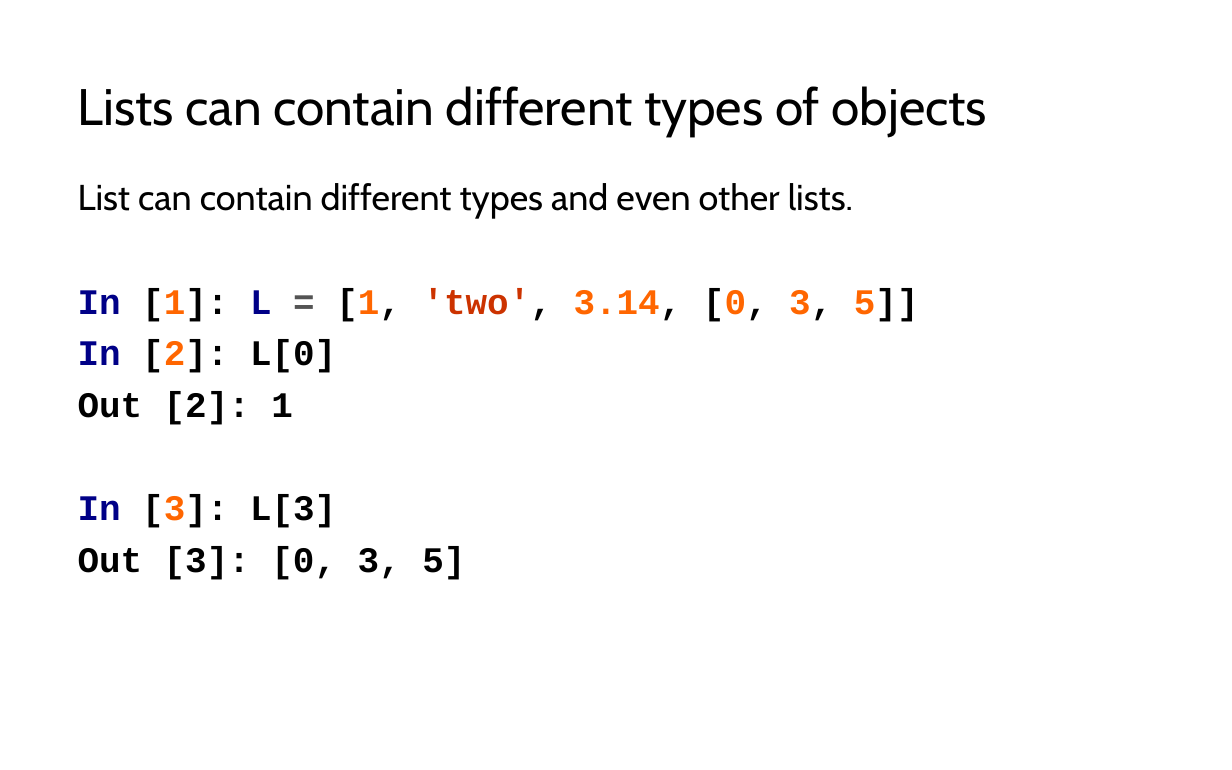
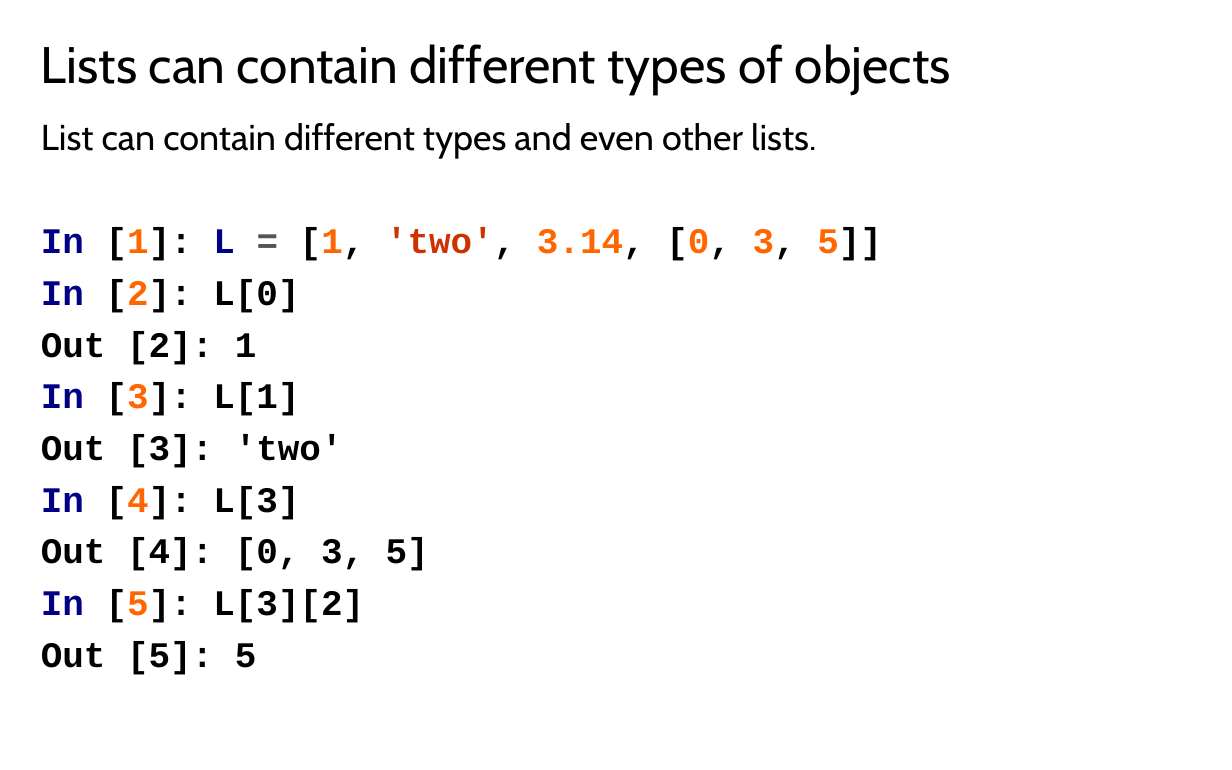
Before and after one commit to LongBaoNguyen/longbaonguyen.github.io, a slide deck: slide 7 of courses/apcsp/lect8.pptx. Drawn at 1232x770 pixels with LibreOffice and Linux fonts; fonts in the diff are those of the drawing. Boxes give left, top, right and bottom in pixels: in the first picture for what was removed or moved away, otherwise in the second. Text is boxed around its words. In the diff, an @@ line names an element or a change of style, - is before the commit and + after.

```diff
--- a/courses/apcsp/lect8.pptx
+++ b/courses/apcsp/lect8.pptx
@@ title "Lists can contain different types ...": place and size @@
-title "Lists can contain different types ..." at <box>78,86,987,136</box>
+title "Lists can contain different types ..." at <box>41,44,951,94</box>
@@ text "List can contain different types ...": place and size @@
-text "List can contain different types ..." at <box>78,183,919,580</box>
+text "List can contain different types ..." at <box>41,123,882,675</box>
@@ text at <box>41,383,429,675</box>: text changed @@
-In [3]: L[3]
-Out [3]: [0, 3, 5]
+In [3]: L[1]
+Out [3]: 'two'
+In [4]: L[3]
+Out [4]: [0, 3, 5]
+In [5]: L[3][2]
+Out [5]: 5
```
Also in this commit, not shown: 28 other slides changed, 1 slide added, 5 other files.
